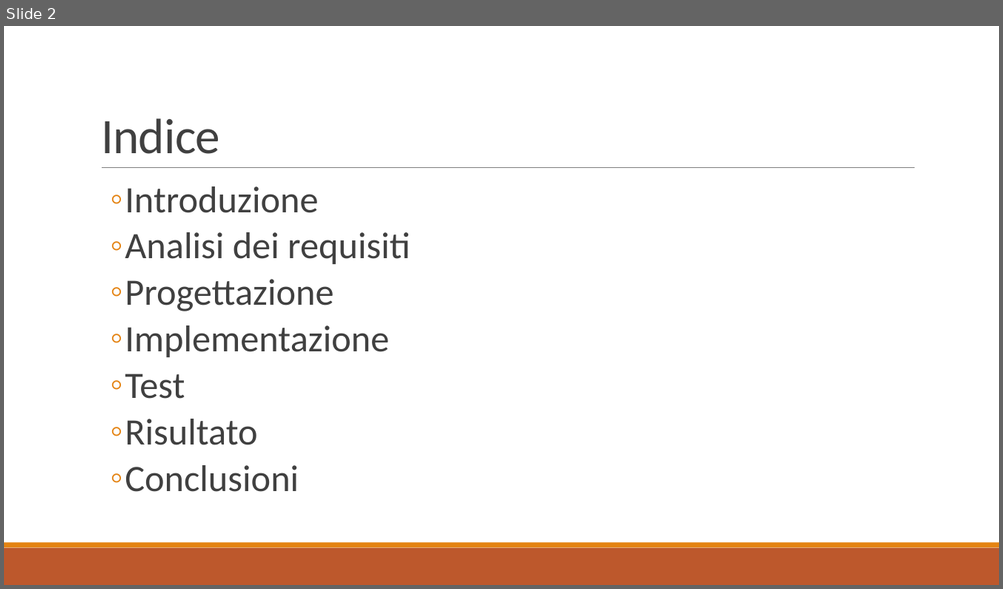
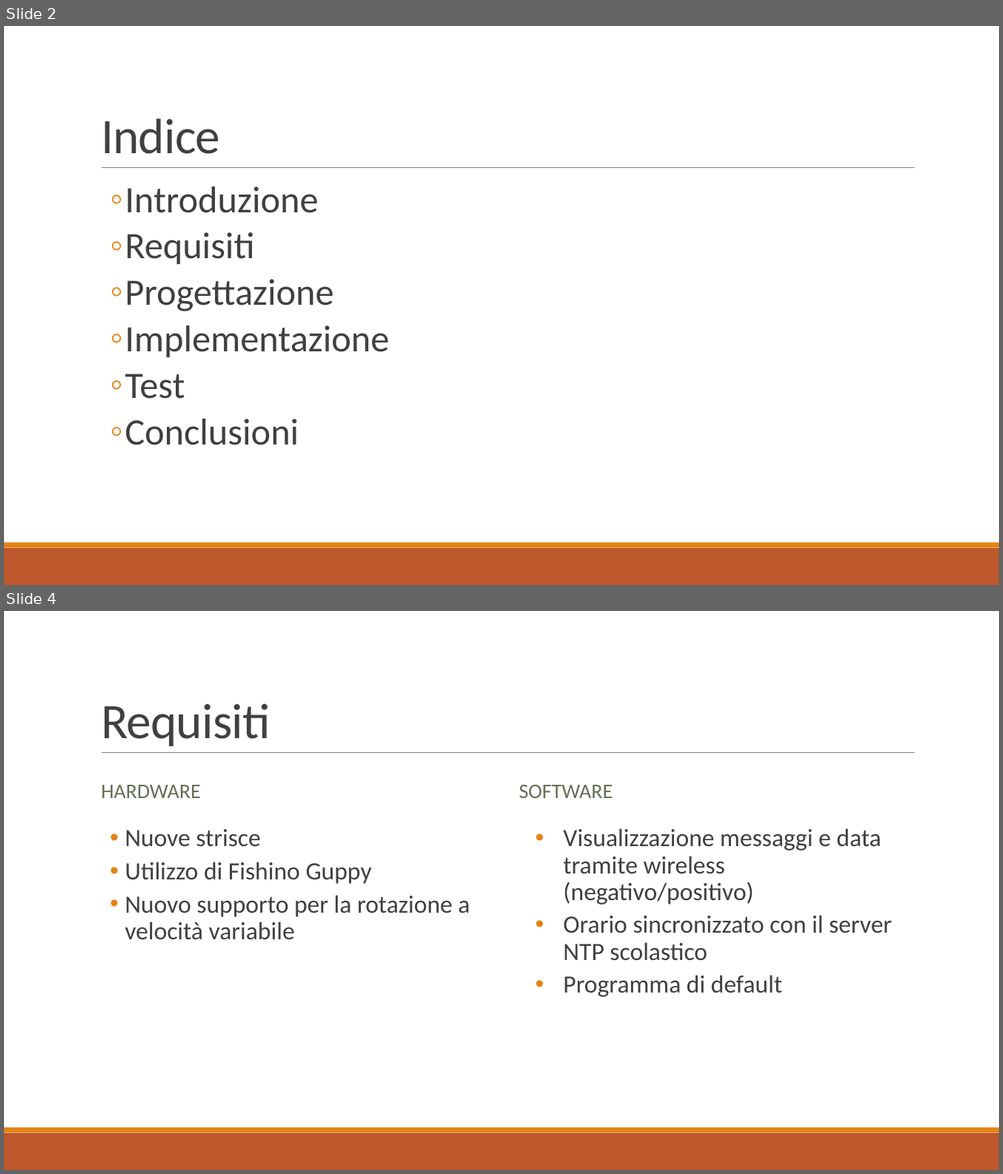
Before and after one commit to nemastojanovic/FanClock2, a slide deck: Documentazione/I3_PRESENTAZIONE_PROG3.pptx. Shown one above the other, each under a label of ours: slide 2 before the commit, slides 2 and 4 after it; the slides between them are not shown. The pictures are 1003x589 and 1003x1174 pixels, drawn with LibreOffice and Linux fonts; fonts in the diff are those of the drawing. Boxes give left, top, right and bottom in pixels: in the first picture for what was removed or moved away, otherwise in the second. Text is boxed around its words. In the diff, an @@ line names an element or a change of style, - is before the commit and + after.

```diff
--- a/Documentazione/I3_PRESENTAZIONE_PROG3.pptx
+++ b/Documentazione/I3_PRESENTAZIONE_PROG3.pptx
@@ slide 4 added at [4, 611, 999, 1170], background #FFFFFF; not listed: 3 template elements that a slide beside it also shows @@
@@ title added at [101, 703, 270, 746], 48 pt, text #404040 @@
+Requisiti
@@ text added at [101, 785, 201, 798], 20 pt, text #637052 @@
+HARDWARE
@@ text added at [519, 785, 613, 798], 20 pt, text #637052 @@
+SOFTWARE
@@ text added at [125, 829, 469, 940], 24 pt, text #404040 @@
+  • Nuove strisce
+  • Utilizzo di Fishino Guppy
+  • Nuovo supporto per la rotazione a velocità variabile
@@ text added at [563, 829, 891, 997], 24 pt, text #404040 @@
+  • Visualizzazione messaggi e data tramite wireless (negativo/positivo)
+  • Orario sincronizzato con il server NTP scolastico
+  • Programma di default
@@ slide 2 changed as well @@
@@ text at [125, 232, 254, 264]: text changed @@
-  ◦ Analisi dei requisiti
+  ◦ Requisiti
@@ text at [125, 419, 257, 446]: paragraph removed @@
-  ◦ Risultato
```
Also in this commit, not shown: 3 other slides changed, 9 other slides added, 12 slides removed.
